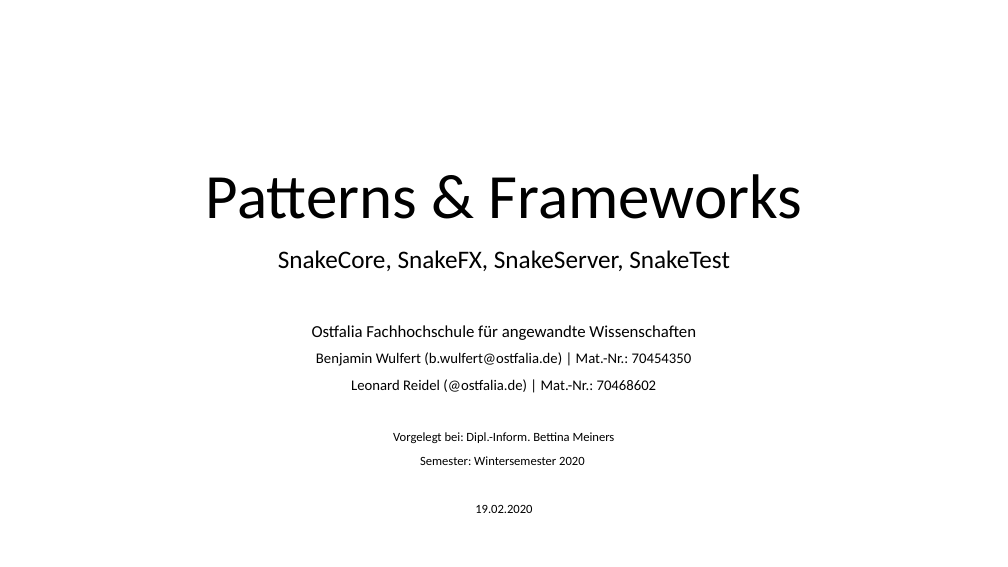
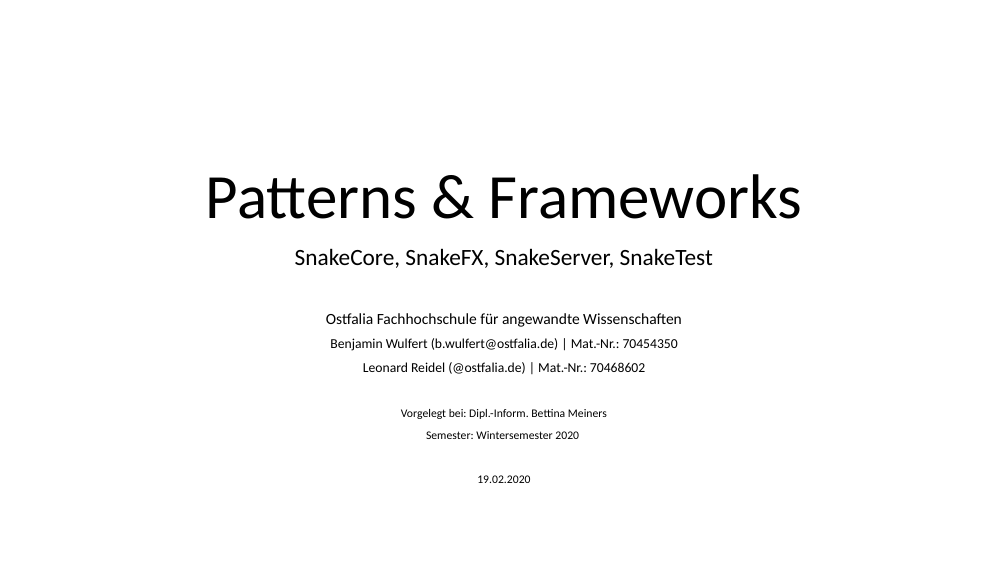
Before and after one commit to Bummelnderboris/Patterns_and_Frameworks, a slide deck: slide 1 of docs/00000_abgabe_final/3_Prasentation/Wulfert_PF_SnakeFX.pptx. Drawn at 1008x567 pixels with LibreOffice and Linux fonts; fonts in the diff are those of the drawing. Boxes give left, top, right and bottom in pixels: in the first picture for what was removed or moved away, otherwise in the second. Text is boxed around its words. In the diff, an @@ line names an element or a change of style, - is before the commit and + after.

```diff
--- a/docs/00000_abgabe_final/3_Prasentation/Wulfert_PF_SnakeFX.pptx
+++ b/docs/00000_abgabe_final/3_Prasentation/Wulfert_PF_SnakeFX.pptx
@@ text "SnakeCore, SnakeFX, SnakeServer, SnakeTest" at bbox=[295, 248, 713, 483]: size 24 to 22.2 pt in "SnakeCore, SnakeFX, SnakeServer, SnakeTest"; size 16 to 14.8 pt in "Ostfalia Fachhochschule für angewandte Wissenschaften"; size 14 to 12.9 pt in "Benjamin Wulfert (b.wulfert@ostfalia.de) | Mat.-Nr.: 7045435 ...", "Leonard Reidel (@ostfalia.de) | Mat.-Nr.: 70468602"; size 12 to 11.1 pt in "Vorgelegt bei: Dipl.-Inform. Bettina Meiners", "Semester: Wintersemester 2020", "19.02.2020"; line spacing 0.9 to 0.8 @@
```
Also in this commit, not shown: 8 other slides changed, 8 slides added, 1 slide removed, 3 other files.
